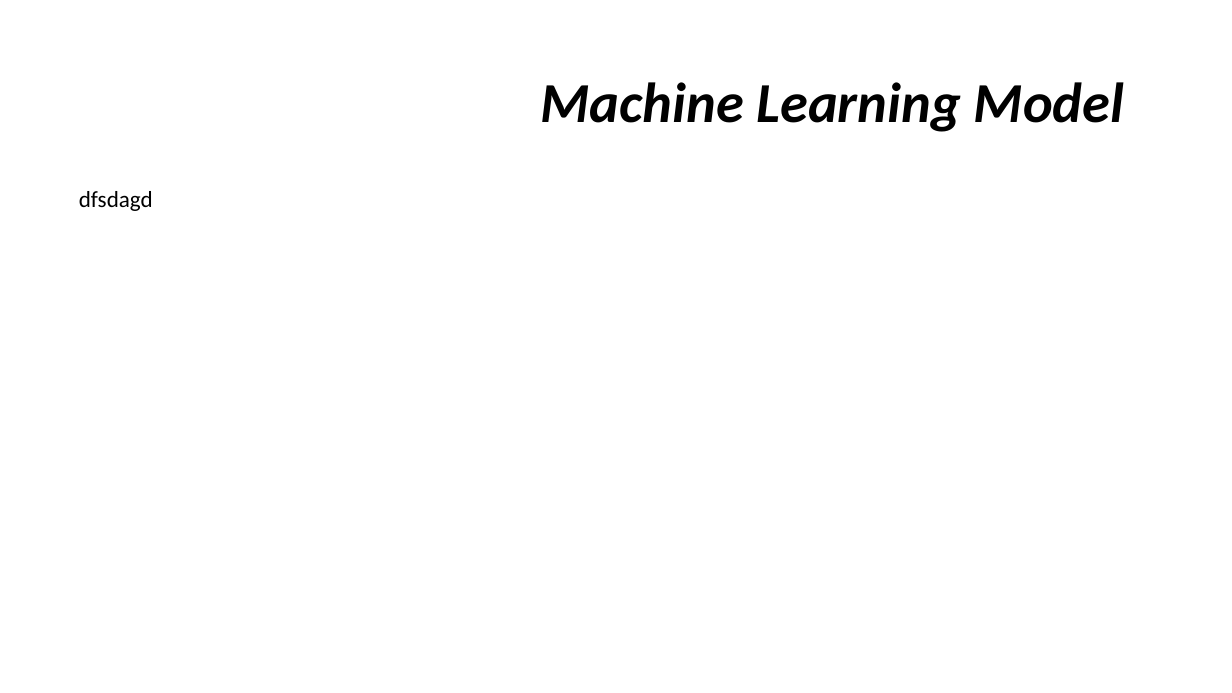
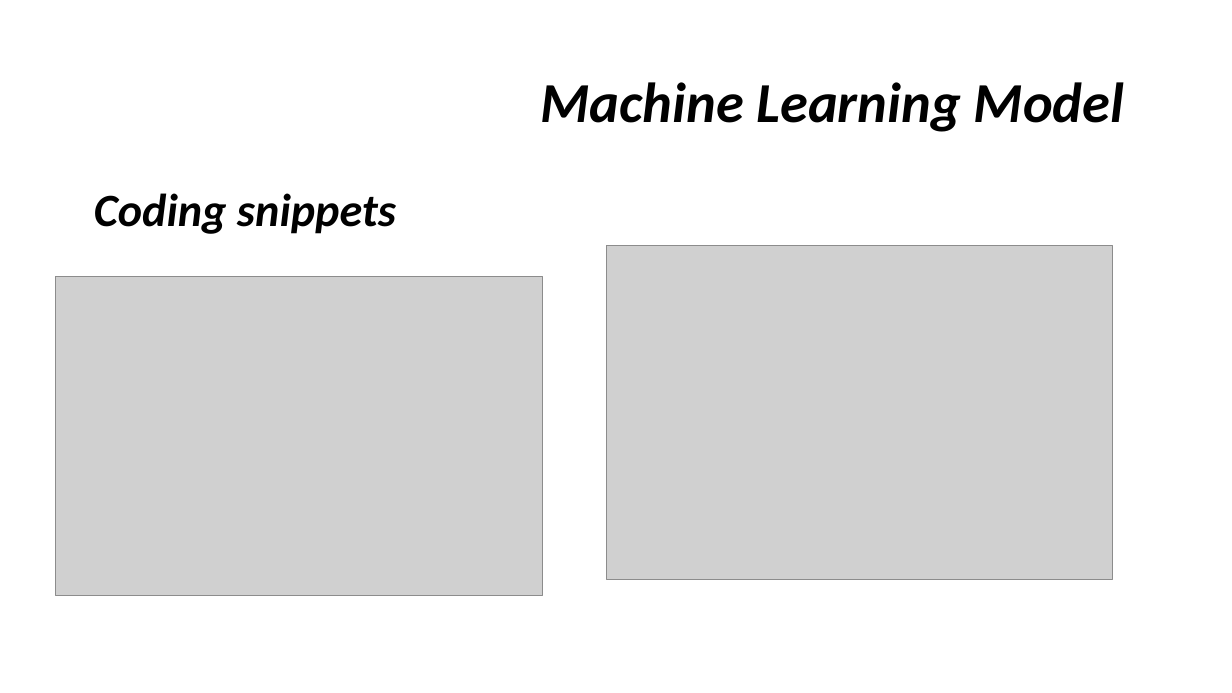
Before and after one commit to gcolareta/Shark_Attacks, a slide deck: slide 8 of Presentation/Shark attacks.pptx (slide 7 before the commit). Drawn at 1232x693 pixels with LibreOffice and Linux fonts; fonts in the diff are those of the drawing; grey boxes stand for pictures. Boxes give left, top, right and bottom in pixels: in the first picture for what was removed or moved away, otherwise in the second. Text is boxed around its words. In the diff, an @@ line names an element or a change of style, - is before the commit and + after.

```diff
--- a/Presentation/Shark attacks.pptx
+++ b/Presentation/Shark attacks.pptx
@@ text removed at bbox=[79, 191, 153, 211] @@
-dfsdagd
@@ text added at bbox=[94, 193, 396, 234], 36 pt, text #000000, bold, italic @@
+Coding snippets
@@ picture added at bbox=[607, 246, 1113, 579] @@
@@ picture added at bbox=[55, 276, 543, 595] @@
```
Also in this commit, not shown: 4 other slides changed, 5 slides added, 2 slides removed.
